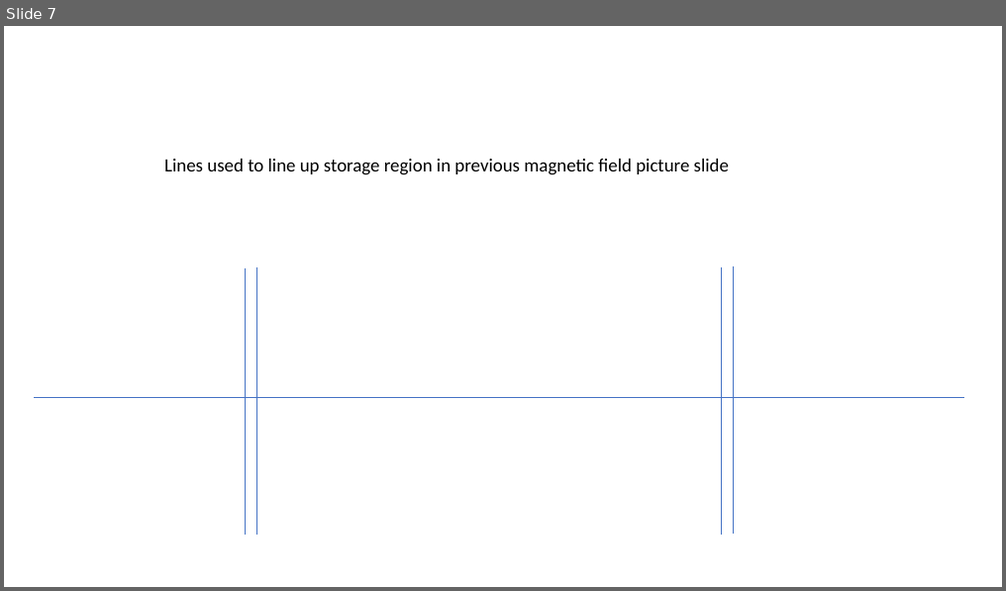
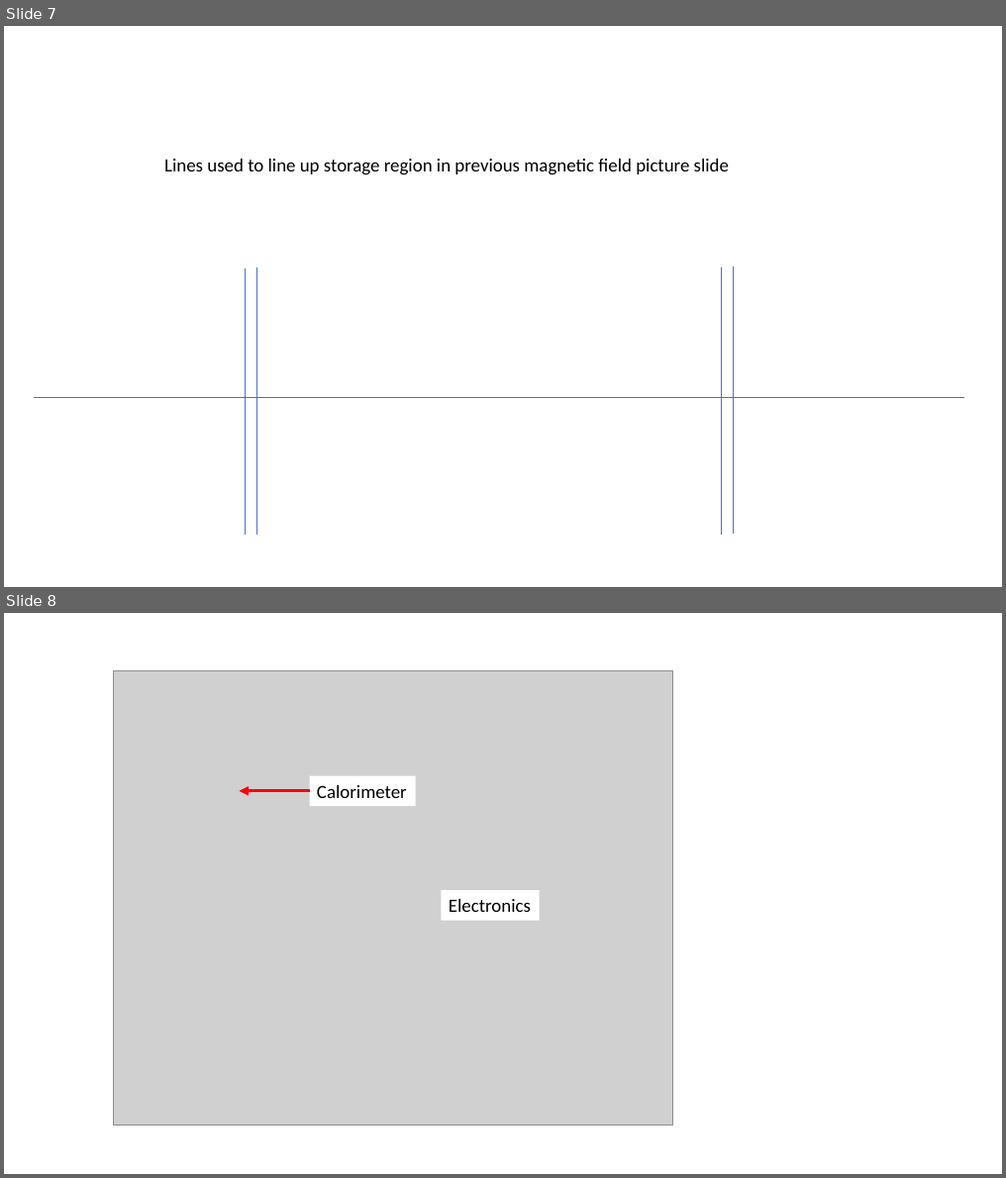
Before and after one commit to nkinnaird/Dissertation, a slide deck: KinnairdThesis/Body/Figures/ThesisImages.pptx. Shown one above the other, each under a label of ours: slide 7 before the commit, slides 7 and 8 after it. The pictures are 1006x591 and 1006x1178 pixels, drawn with LibreOffice and Linux fonts; fonts in the diff are those of the drawing; grey boxes stand for pictures. Boxes give left, top, right and bottom in pixels: in the first picture for what was removed or moved away, otherwise in the second. Text is boxed around its words. In the diff, an @@ line names an element or a change of style, - is before the commit and + after.

Commit message:
Work on calorimeter section.

```diff
--- a/KinnairdThesis/Body/Figures/ThesisImages.pptx
+++ b/KinnairdThesis/Body/Figures/ThesisImages.pptx
@@ slide 8 added at (4, 613, 1002, 1174), background #FFFFFF @@
@@ picture added at (113, 670, 672, 1125) @@
@@ rectangle added at (310, 776, 416, 806), fill #FFFFFF, 18 pt, text #000000 @@
+Calorimeter
@@ arrow added from (310, 791) to (239, 791), #FF0000 3 pt @@
@@ rectangle added at (442, 891, 540, 921), fill #FFFFFF, 18 pt, text #000000 @@
+Electronics
```
Also in this commit, not shown: 7 other files.
